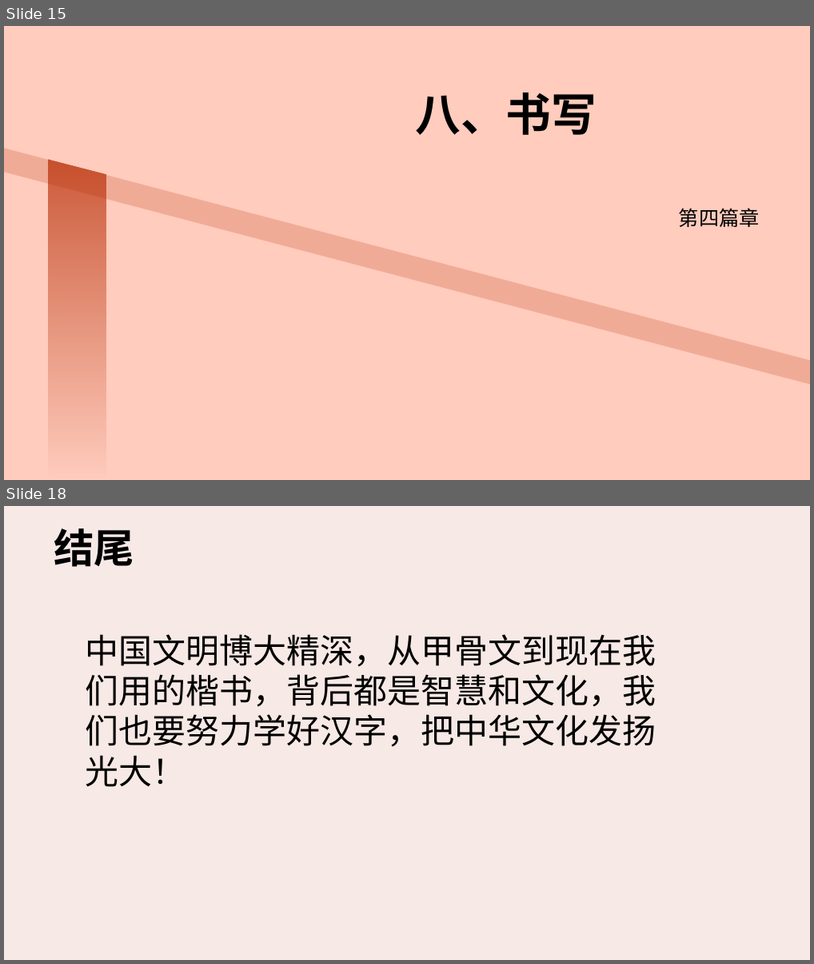
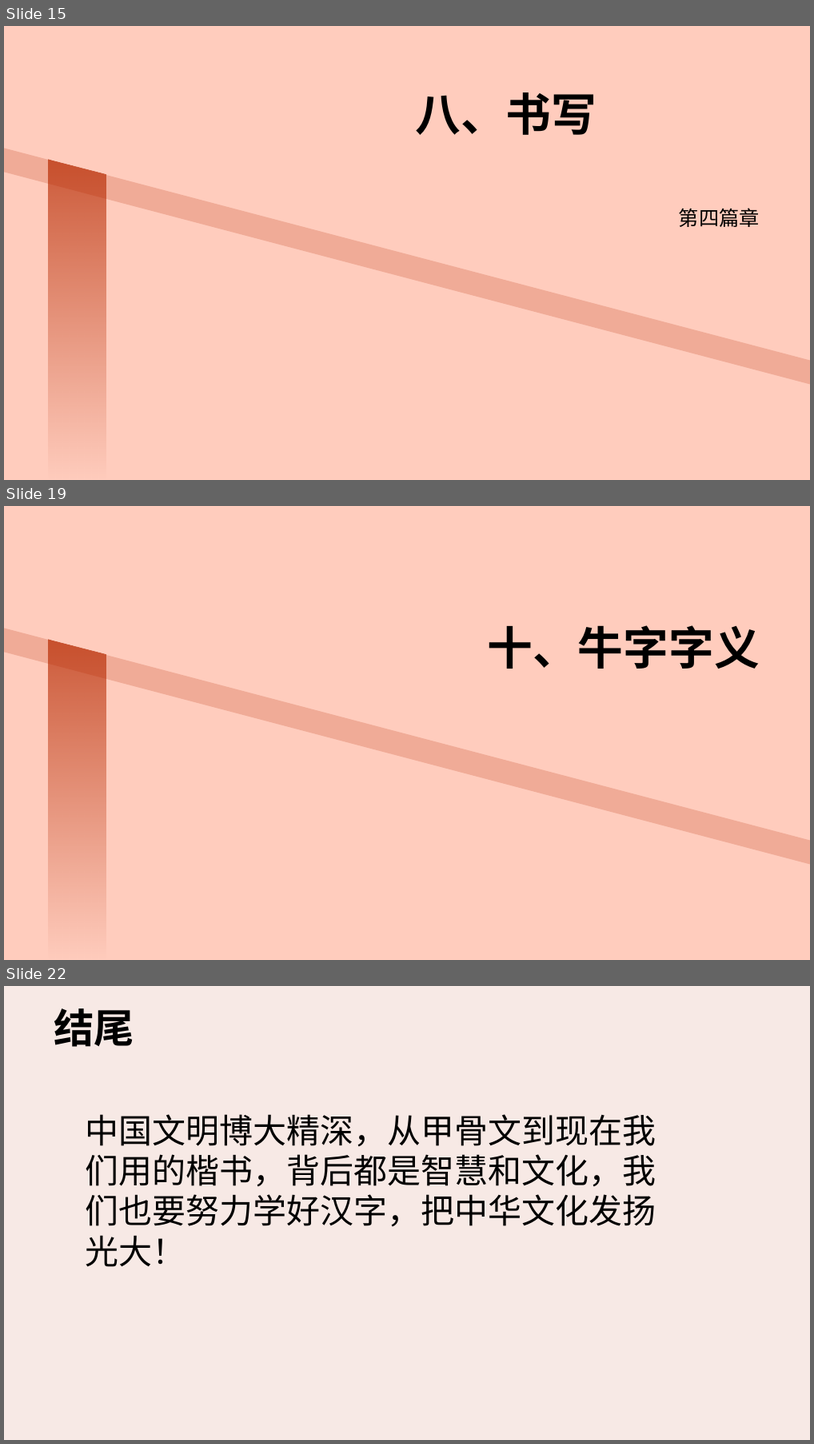
Before and after one commit to JiangmingLater/-1, a slide deck: 模板.pptx. Shown one above the other, each under a label of ours: slides 15 and 18 before the commit, slides 15, 19 and 22 after it; the slides between them are not shown. The pictures are 814x964 and 814x1444 pixels, drawn with LibreOffice and Linux fonts; fonts in the diff are those of the drawing; background and template pictures are left out. Boxes give left, top, right and bottom in pixels: in the first picture for what was removed or moved away, otherwise in the second. Text is boxed around its words. In the diff, an @@ line names an element or a change of style, - is before the commit and + after.

```diff
--- a/模板.pptx
+++ b/模板.pptx
@@ slide 19 added at (x1=4, y1=506, x2=810, y2=960), background #FFCCBD; not listed: 2 template elements that a slide beside it also shows @@
@@ title added at (x1=488, y1=625, x2=760, y2=668), 54 pt, text #000000, bold @@
+十、牛字字义
@@ what was slide 18 is now slide 22 @@
```
Also in this commit, not shown: 4 slides changed, 3 other slides added, 6 other files.
